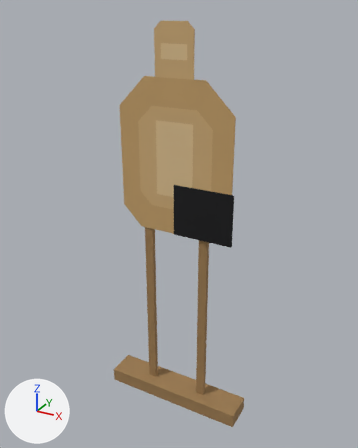
What one commit did to the glTF model static/models/ipsc-target.glb.
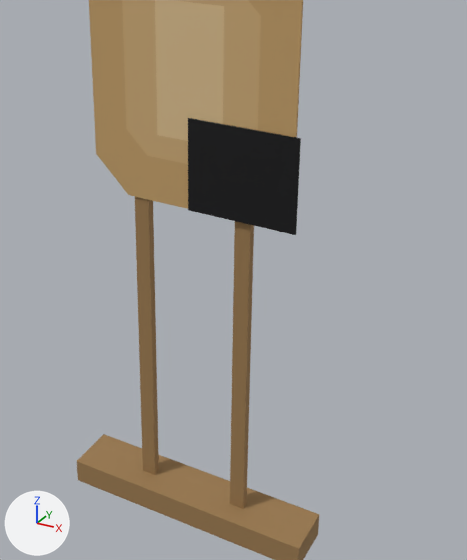
Each version appears first whole from a 50 mm camera at (0.853, -1.516, 1.603) aimed at (0.0, 0.036, 0.827), and next in a close-up on the part from 20% to 90% of the width and 27% to 94% of the height. The axes (+X, +Y, +Z) are drawn at lower left. The lights are the same throughout. The last two pictures show the newer version. Where no turn or scale is listed for an object, it has been applied to the vertices.

Names of what the first close-up shows: 'hard-cover', 'stand', 'zone-a', 'zone-c', 'zone-d' and 1 more.
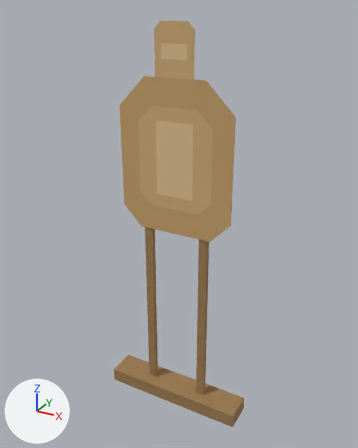
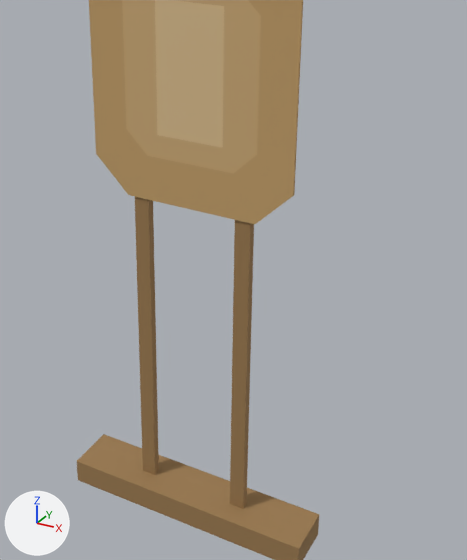
Edits to the bpy script that builds the scene:
```text
Remove ob_hard_cover:
    ob_hard_cover = bpy.data.objects.new('hard-cover', me_mesh_4)
    ob_hard_cover.location = (0.0, 0.0, 0.8)
```

Location of each change, [x1, y1, x2, y2] in pixels of the close-ups (467 x 560 px):
'hard-cover', deleted (black): before [188, 118, 301, 235]
